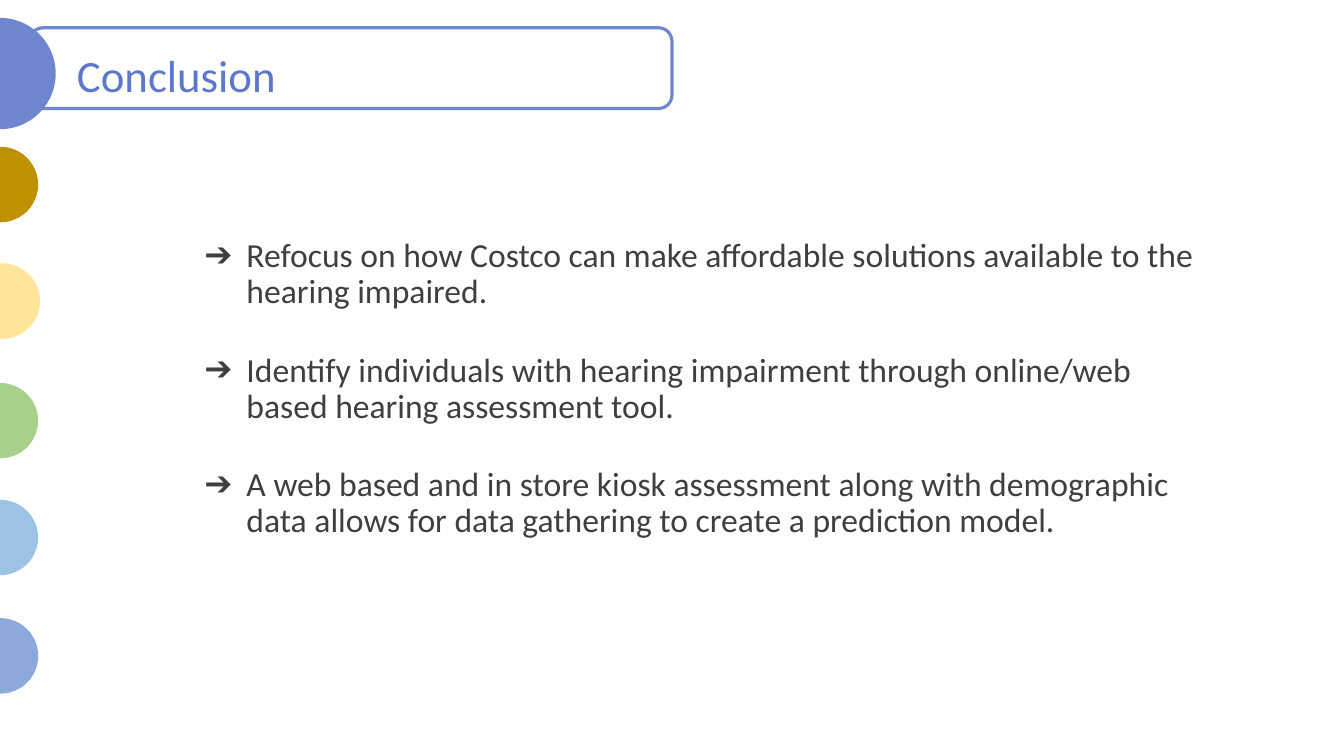
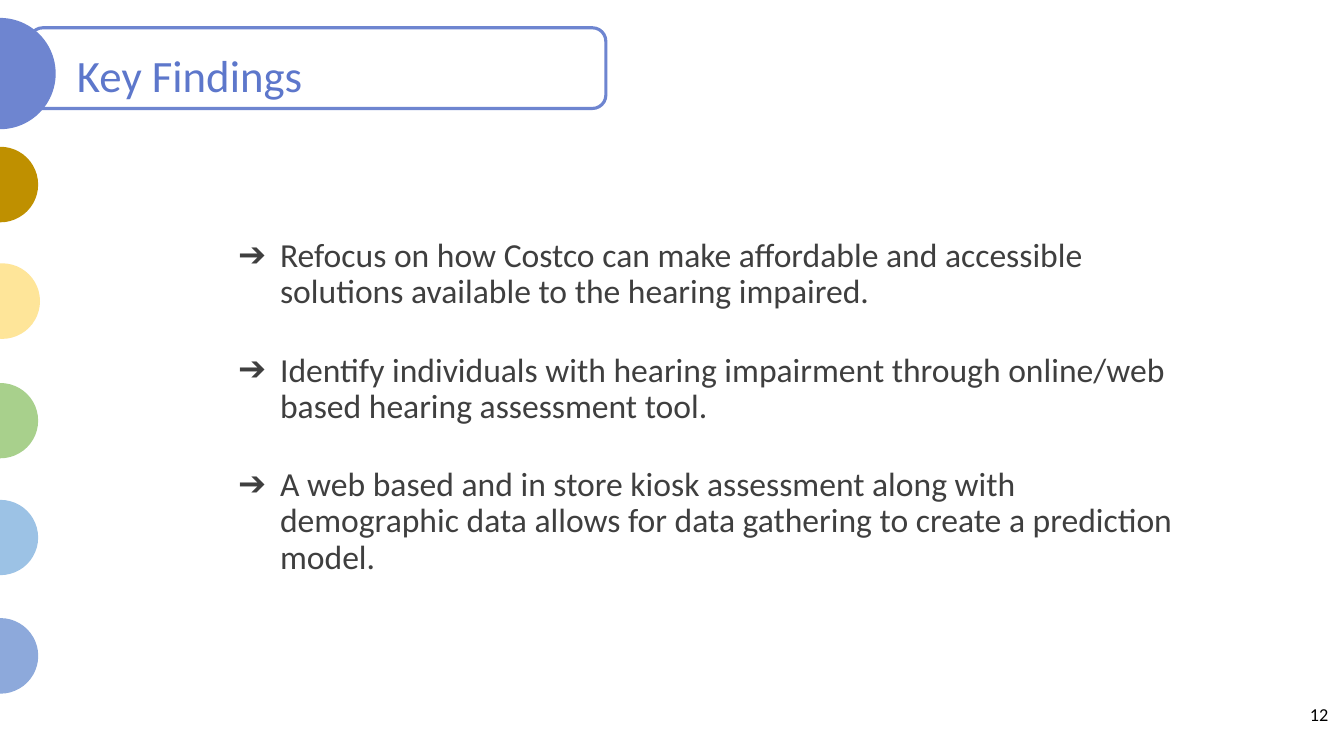
Before and after one commit to JaxWil24/Hearing_Aid_Accessibility, a slide deck: slide 12 of Presentation/FP_Powerpoint.pptx (slide 14 before the commit). Drawn at 1344x756 pixels with LibreOffice and Linux fonts; fonts in the diff are those of the drawing. Boxes give left, top, right and bottom in pixels: in the first picture for what was removed or moved away, otherwise in the second. Text is boxed around its words. In the diff, an @@ line names an element or a change of style, - is before the commit and + after.

```diff
--- a/Presentation/FP_Powerpoint.pptx
+++ b/Presentation/FP_Powerpoint.pptx
@@ rounded rectangle: place and size @@
-rounded rectangle at (29, 28, 673, 109)
+rounded rectangle at (29, 28, 606, 109)
@@ text removed at (77, 61, 276, 93) @@
-Conclusion
@@ text added at (77, 61, 302, 100), 32 pt, text #5D77CB @@
+Key Findings
@@ text "Refocus on how Costco can ...": place and size @@
-text "Refocus on how Costco can ..." at (246, 243, 1193, 538)
+text "Refocus on how Costco can ..." at (280, 243, 1172, 570)
@@ text at (280, 243, 1082, 309): text changed @@
-➔ Refocus on how Costco can make affordable solutions available to the hearing impaired.
+➔ Refocus on how Costco can make affordable and accessible solutions available to the hearing impaired.
@@ page number added at (1310, 709, 1328, 721), 13 pt, text #000000 @@
+12
```
Also in this commit, not shown: 14 other slides changed, 1 slide removed.
